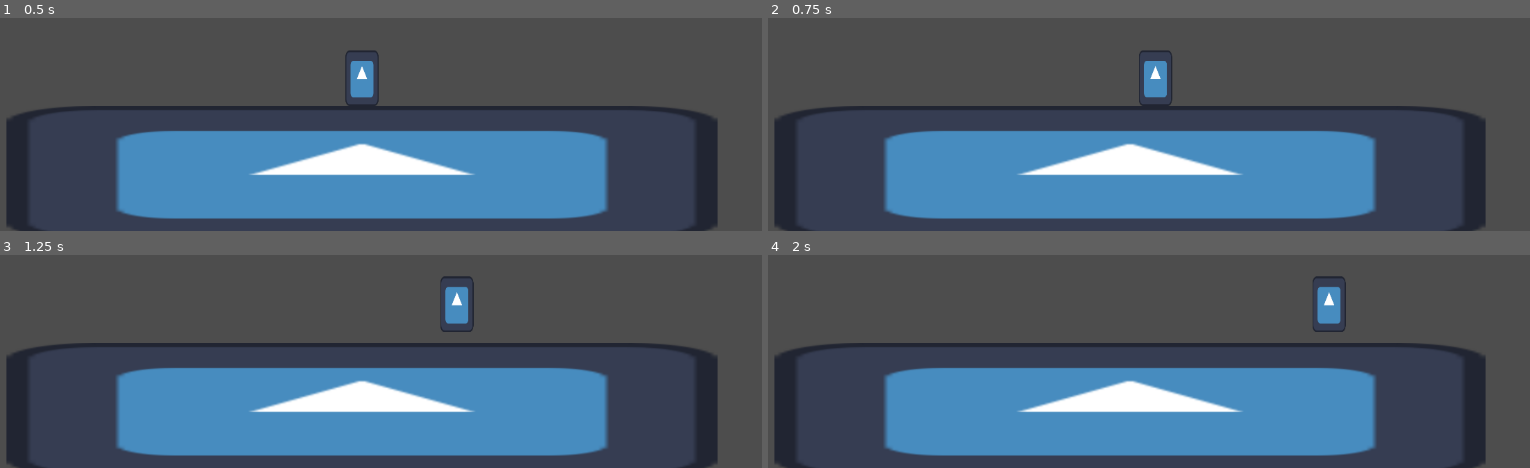
Above: before the commit, frames 1-4 (two rows, left to right).
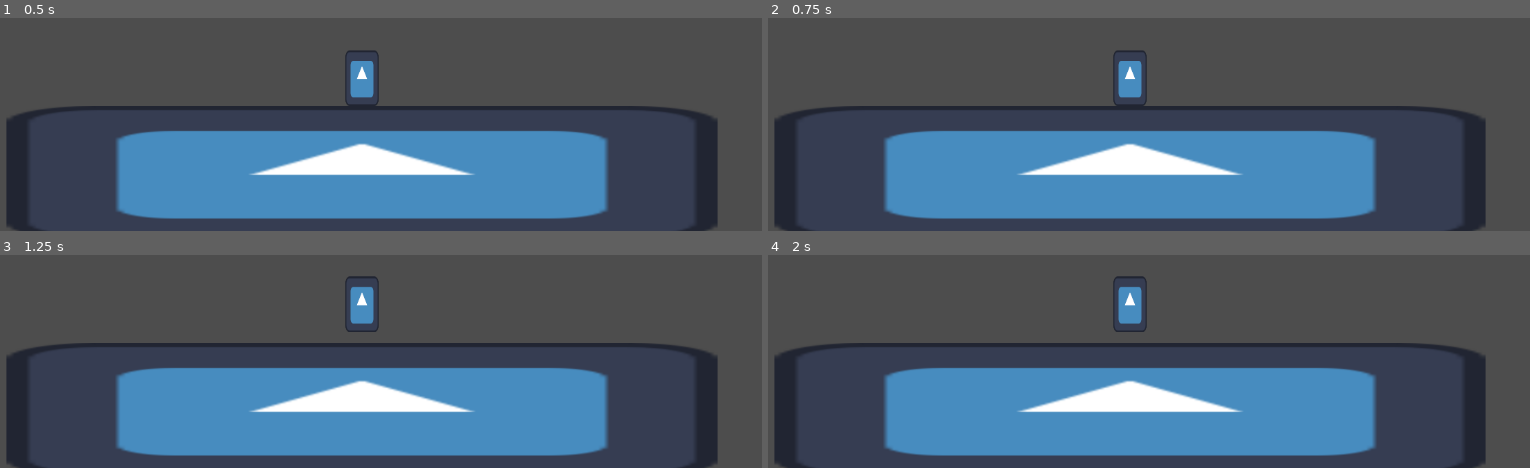
Above: after the commit, the same moments.

Repository: Shuflduf/Goose-Fight-Real
Game: Godot game, scene res://world.tscn
The game is run twice, just before and just after one commit, with the same random seed, the same clock (stepped at 60 frames per second) and the same inputs. The engine's default icon, where the game draws it, is replaced by a stand-in: a white triangle on a blue panel in a dark square.
Inputs:
- Up to frame 1 (0.5 s): no input
- Up to frame 2 (0.75 s): tap Enter at 0.5 s; hold Right (ui_right) from 0.53 s (still down)
- Up to frame 3 (1.25 s): keep holding Right (ui_right); tap Z (jump) at 0.77 s
- Up to frame 4 (2 s): keep holding Right (ui_right); tap Z (jump) at 1.52 s

Frame 1 is identical in both runs. In frame 2, 1.3% of the frame differs, in the area x 45-54%, y 15-42%; in frame 3, 1.4%; in frame 4, 1.5%, in the area x 45-76%, y 9-37%.
Error after the commit: Parse Error: Identifier "DebugDraw2D" not declared in the current scope. (res://horizontal_movement.gd:36)

Commit message:
made logic for running

Diff:
--- /dev/null
+++ b/horizontal_movement.gd
@@ -0,0 +1,36 @@
+extends PlayerComponent
+
+const WALK_SPEED: float = 250.0
+const RUN_SPEED: float = 500.0
+const RUN_WINDOW: float = 0.2
+
+var running: bool = false
+var run_timer: float = 0.0
+var last_run_dir: int = 0
+
+func _physics_process(delta: float) -> void:
+    var input_dir: float = Input.get_axis(&"left", &"right")
+    var current_dir: int = int(input_dir)
+
+    if current_dir == 0:
+        if last_run_dir != 0:
+            run_timer += delta
+
+    else:
+        if last_run_dir != current_dir:
+            running = false
+        if last_run_dir == 0 or current_dir != last_run_dir:
+            last_run_dir = current_dir
+            run_timer = 0.0
+        else:
+            if run_timer != 0.0:
+                running = true
+            run_timer = 0.0
+
+    if run_timer > RUN_WINDOW:
+        run_timer = 0.0
+        last_run_dir = 0
+        running = false
+
+    p.velocity.x = lerp(p.velocity.x, input_dir * 200.0, delta * 30.0)
+    DebugDraw2D.set_text("temp", [last_run_dir, running, run_timer])
--- a/player.gd
+++ b/player.gd
@@ -1,8 +1,5 @@
 extends CharacterBody2D
 
 
-func _physics_process(delta: float) -> void:
-    var input_dir: float = Input.get_axis("ui_left", "ui_right")
-    velocity.x = lerp(velocity.x, input_dir * 200.0, delta * 30.0)
-
+func _physics_process(_delta: float) -> void:
     move_and_slide()
--- a/player.tscn
+++ b/player.tscn
@@ -1,8 +1,9 @@
-[gd_scene load_steps=5 format=3 uid="uid://difolhje4qshv"]
+[gd_scene load_steps=6 format=3 uid="uid://difolhje4qshv"]
 
 [ext_resource type="Script" uid="uid://7s2avvmicf4j" path="res://player.gd" id="1_onrkg"]
 [ext_resource type="Texture2D" uid="uid://3xqqed77bhqb" path="res://icon.svg" id="2_i3pqv"]
 [ext_resource type="Script" uid="uid://dej8xkwj66gk1" path="res://Player/vertical_movement.gd" id="3_i3pqv"]
+[ext_resource type="Script" uid="uid://cummtyr5lavnp" path="res://horizontal_movement.gd" id="4_hqtel"]
 
 [sub_resource type="RectangleShape2D" id="RectangleShape2D_fj7yv"]
 size = Vector2(48, 80)
@@ -20,3 +21,7 @@
 [node name="VerticalMovement" type="Node" parent="."]
 script = ExtResource("3_i3pqv")
 metadata/_custom_type_script = "uid://b1hxng224wd66"
+
+[node name="HorizontalMovement" type="Node" parent="."]
+script = ExtResource("4_hqtel")
+metadata/_custom_type_script = "uid://b1hxng224wd66"
--- a/project.godot
+++ b/project.godot
@@ -43,6 +43,16 @@
 "events": [Object(InputEventKey,"resource_local_to_scene":false,"resource_name":"","device":-1,"window_id":0,"alt_press …(195 unchanged characters)…
 ]
 }
+left={
+"deadzone": 0.2,
+"events": [Object(InputEventKey,"resource_local_to_scene":false,"resource_name":"","device":-1,"window_id":0,"alt_pressed":false,"shift_pressed":false,"ctrl_pressed":false,"meta_pressed":false,"pressed":false,"keycode":0,"physical_keycode":4194319,"key_label":0,"unicode":0,"location":0,"echo":false,"script":null)
+]
+}
+right={
+"deadzone": 0.2,
+"events": [Object(InputEventKey,"resource_local_to_scene":false,"resource_name":"","device":-1,"window_id":0,"alt_pressed":false,"shift_pressed":false,"ctrl_pressed":false,"meta_pressed":false,"pressed":false,"keycode":0,"physical_keycode":4194321,"key_label":0,"unicode":0,"location":0,"echo":false,"script":null)
+]
+}
 
 [steam]
 
Not shown, added: export_presets.cfg
Not shown, added: horizontal_movement.gd.uid
Not shown, changed: .gitignore
